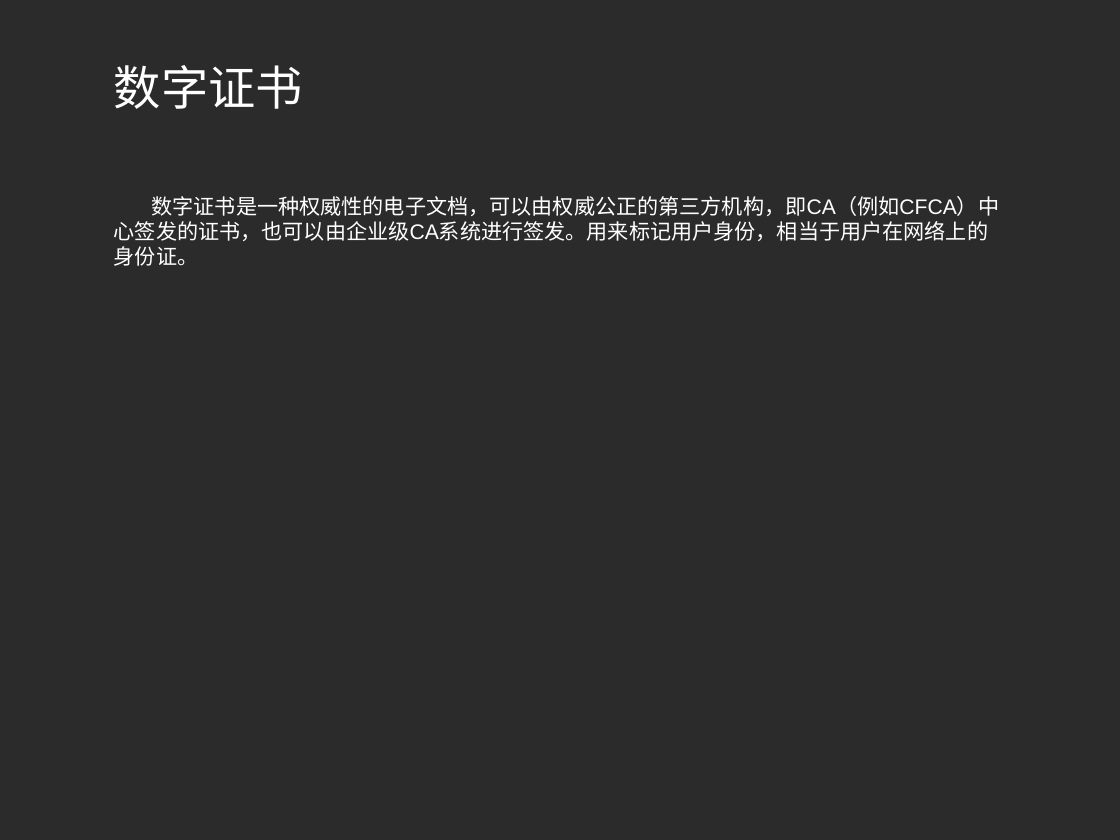
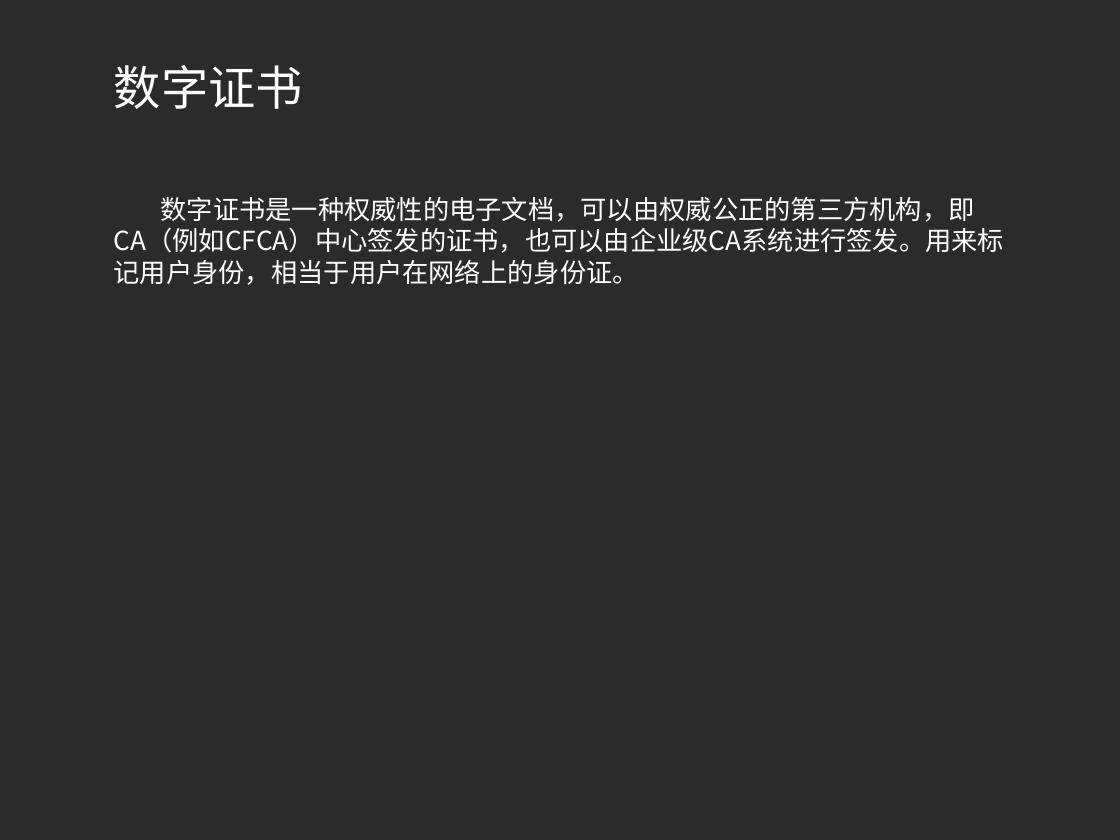
Before and after one commit to fuyongde/cademo, a slide deck: slide 10 of cademo/src/main/resources/认识HTTPS.pptx. Drawn at 1120x840 pixels with LibreOffice and Linux fonts; fonts in the diff are those of the drawing; background and template pictures are left out; a plain dark background stands for a picture behind light text. Boxes give left, top, right and bottom in pixels: in the first picture for what was removed or moved away, otherwise in the second. Text is boxed around its words. In the diff, an @@ line names an element or a change of style, - is before the commit and + after.

```diff
--- a/cademo/src/main/resources/认识HTTPS.pptx
+++ b/cademo/src/main/resources/认识HTTPS.pptx
@@ subtitle "数字证书是一种权威性的电子文档，可以由权威公正的第三方机构，即CA（例如CFCA）中心签发的证书，也可以由企业级CA系统 ..." at (x1=114, y1=197, x2=1004, y2=285): size 19.3 to 24 pt, font Arial to Noto Sans CJK SC @@
```
Also in this commit, not shown: 2 other slides changed, 10 slides added, 3 slides removed.
